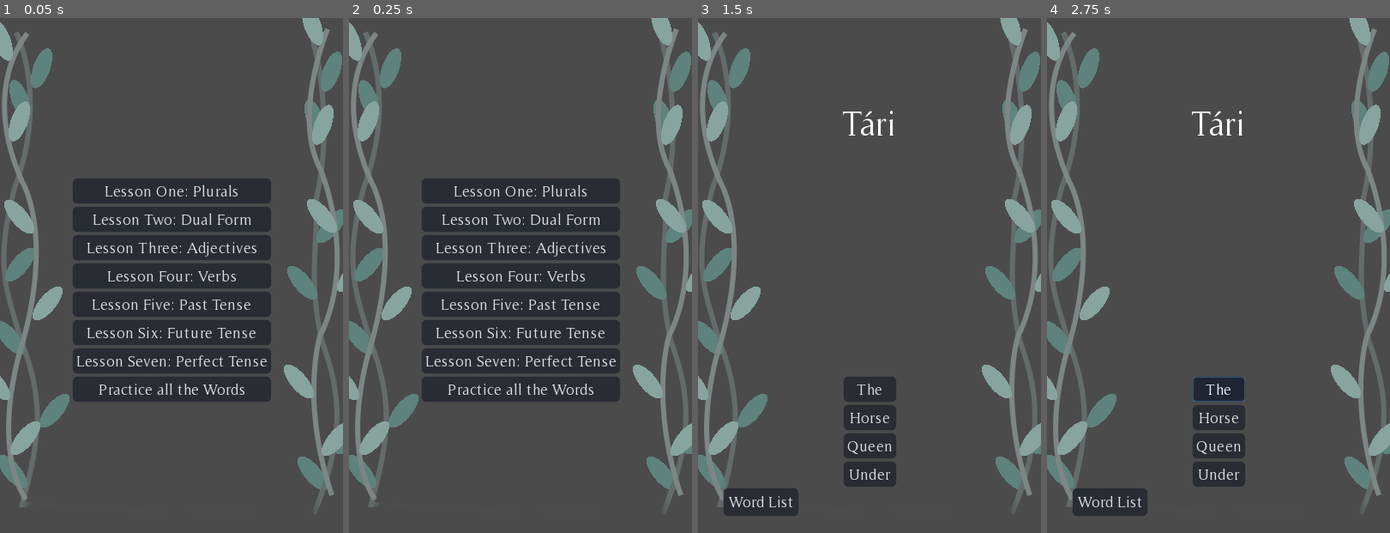
Above: before the commit, frames 1-4 (left to right).
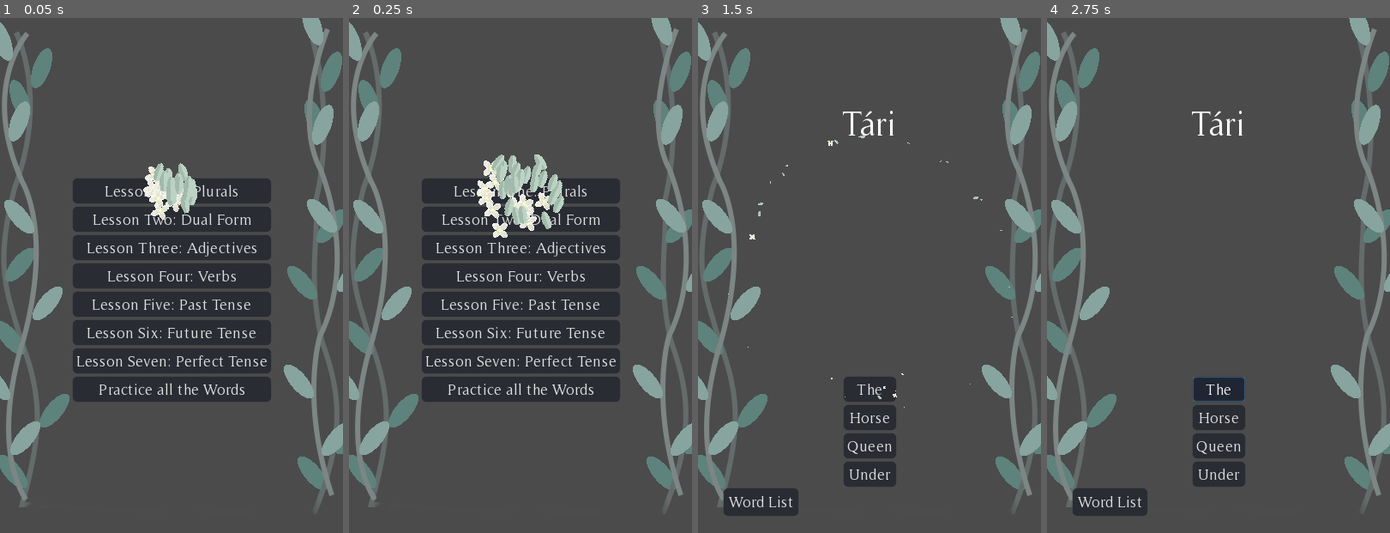
Above: after the commit, the same moments.

Repository: the-alex-g/QuenyaFlashcards
Game: Godot game, scene res://Main.tscn
Two runs of this game, one before a commit and one after it. Both use one fixed random seed, a clock stepped at 60 frames per second and the inputs below. This scene is started directly instead of the project's main scene.
Inputs:
- Up to frame 1 (0.05 s): no input
- Up to frame 2 (0.25 s): no input
- Up to frame 3 (1.5 s): click "Lesson One: Plurals" at 0.5 s; click "Done" at 1.25 s
- Up to frame 4 (2.75 s): click "The" at 2 s

The runs differ from the first frame. In frame 1, 1.1% of the frame differs, in the area x 41-58%, y 28-40%; in frame 2, 2.1%, in the area x 37-63%, y 26-43%; in frame 3, less than 0.1%; in frame 4, nothing differs.

Commit message:
Add particle images

Diff:
--- /dev/null
+++ b/project/LessonFinishedParticles.gd
@@ -0,0 +1,18 @@
+extends CPUParticles2D
+
+# signals
+
+# enums
+
+# constants
+
+# exported variables
+
+# variables
+var _ignore
+
+# onready variables
+
+func emit()->void:
+	$Leaves.emitting = true
+	emitting = true
--- /dev/null
+++ b/project/LessonFinishedParticles.tscn
@@ -0,0 +1,54 @@
+[gd_scene load_steps=7 format=2]
+
+[ext_resource path="res://LessonFinishedParticles.gd" type="Script" id=1]
+[ext_resource path="res://Particles.png" type="Texture" id=2]
+
+[sub_resource type="AtlasTexture" id=3]
+atlas = ExtResource( 2 )
+region = Rect2( 0, 32, 32, 32 )
+
+[sub_resource type="Curve" id=1]
+_data = [ Vector2( 0, 1 ), 0.0, 0.0, 0, 0, Vector2( 0.264368, 1 ), 0.0, 0.0, 0, 0, Vector2( 1, 0 ), 0.0, 0.0, 0, 0 ]
+
+[sub_resource type="AtlasTexture" id=4]
+atlas = ExtResource( 2 )
+region = Rect2( 0, 0, 30, 30 )
+
+[sub_resource type="Curve" id=2]
+_data = [ Vector2( 0, 1 ), 0.0, 0.0, 0, 0, Vector2( 0.264368, 1 ), 0.0, 0.0, 0, 0, Vector2( 1, 0 ), 0.0, 0.0, 0, 0 ]
+
+[node name="LessonFinishedParticles" type="CPUParticles2D"]
+emitting = false
+amount = 15
+lifetime = 2.0
+one_shot = true
+preprocess = 0.2
+explosiveness = 0.8
+randomness = 0.2
+lifetime_randomness = 0.2
+texture = SubResource( 3 )
+spread = 180.0
+gravity = Vector2( 0, 80 )
+initial_velocity = 100.0
+angular_velocity = 100.0
+scale_amount = 0.7
+scale_amount_curve = SubResource( 1 )
+script = ExtResource( 1 )
+
+[node name="Leaves" type="CPUParticles2D" parent="."]
+emitting = false
+amount = 24
+lifetime = 2.0
+one_shot = true
+preprocess = 0.2
+explosiveness = 0.8
+randomness = 0.2
+lifetime_randomness = 0.2
+texture = SubResource( 4 )
+spread = 180.0
+gravity = Vector2( 0, 80 )
+initial_velocity = 100.0
+angular_velocity = 100.0
+angular_velocity_random = 1.0
+scale_amount = 0.7
+scale_amount_curve = SubResource( 2 )
--- a/project/Main.gd
+++ b/project/Main.gd
@@ -32,7 +32,8 @@
 	_lesson_picker.visible = true
 	_word_list_display.visible = false
 	_lesson.visible = false
-	_lesson_finished_timer.wait_time = _lesson_finished_paricles.lifetime+0.5
+	_lesson_finished_timer.wait_time = _lesson_finished_paricles.lifetime+0.3
+	_lesson_finished_paricles.emit()
 
 
 func _get_list(lesson_number:String)->void:
@@ -78,7 +79,7 @@
 	else:
 		_lesson.visible = false
 		_word_list.visible = false
-		_lesson_finished_paricles.emitting = true
+		_lesson_finished_paricles.emit()
 		_lesson_finished_timer.start()
 
 
--- a/project/Main.tscn
+++ b/project/Main.tscn
@@ -8,6 +8,7 @@
 [ext_resource path="res://SFX/Correct.wav" type="AudioStream" id=6]
 [ext_resource path="res://SFX/Wrong.wav" type="AudioStream" id=7]
 [ext_resource path="res://VineBorder.png" type="Texture" id=8]
+[ext_resource path="res://LessonFinishedParticles.tscn" type="PackedScene" id=9]
 
 [sub_resource type="StyleBoxFlat" id=1]
 bg_color = Color( 0.294118, 0.294118, 0.294118, 0.776471 )
@@ -27,9 +28,6 @@
 "values": [ Vector2( 0, 0 ), Vector2( 1, 1 ), Vector2( -1, -1 ), Vector2( 0, 0 ), Vector2( -0.5, -0.5 ), Vector2( 0, 0 ) ]
 }
 
-[sub_resource type="Curve" id=3]
-_data = [ Vector2( 0, 1 ), 0.0, 0.0, 0, 0, Vector2( 0.264368, 1 ), 0.0, 0.0, 0, 0, Vector2( 1, 0 ), 0.0, 0.0, 0, 0 ]
-
 [node name="Main" type="Control"]
 anchor_right = 1.0
 anchor_bottom = 1.0
@@ -210,20 +208,8 @@
 [node name="AnimationPlayer" type="AnimationPlayer" parent="."]
 anims/Shake = SubResource( 2 )
 
-[node name="LessonFinishedParticles" type="CPUParticles2D" parent="."]
+[node name="LessonFinishedParticles" parent="." instance=ExtResource( 9 )]
 position = Vector2( 200, 200 )
-emitting = false
-amount = 50
-lifetime = 2.0
-one_shot = true
-explosiveness = 0.8
-randomness = 0.2
-lifetime_randomness = 0.2
-spread = 180.0
-gravity = Vector2( 0, 80 )
-initial_velocity = 100.0
-scale_amount = 6.0
-scale_amount_curve = SubResource( 3 )
 
 [node name="LessonFinishedTimer" type="Timer" parent="."]
 one_shot = true
Binary file added: project/Particles.png
Not shown, added: project/Particles.png.import
Not shown, added: piskel_files/Particles.piskel
